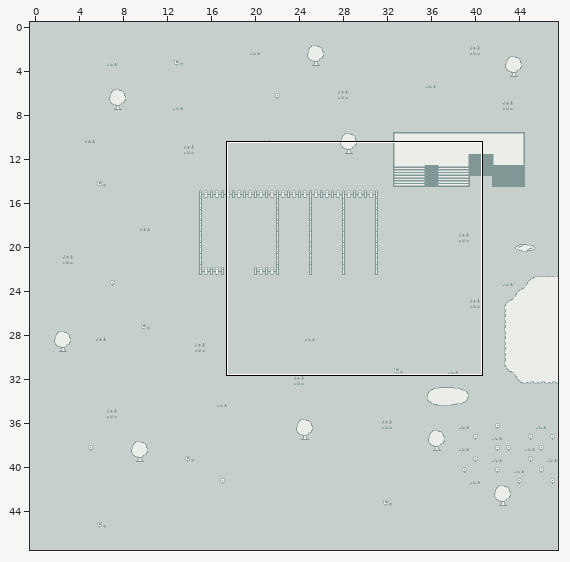
A Tiled map gets an edit: ProjectLoot/Content/Screens/ShootingRange/ShootingRangeMap.tmx. Above, an overview of the earlier version with the close-up marked.
Close-up. First the earlier version:
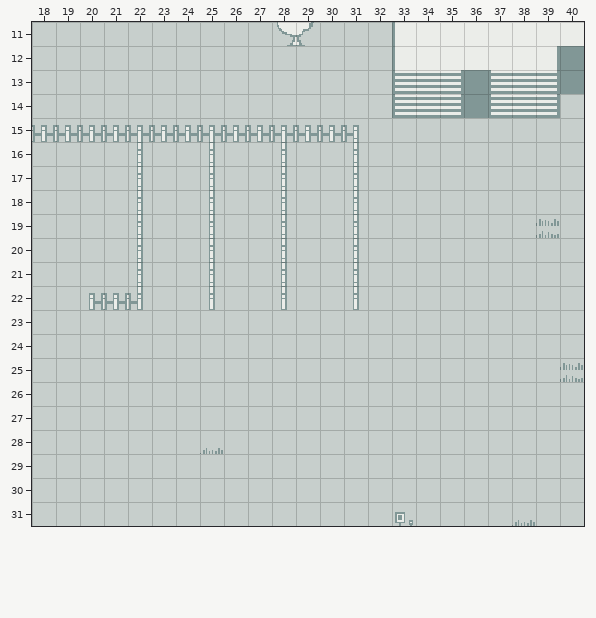
Cells are 16x16 px. Shown: x 18..40, y 11..31.
After the commit:
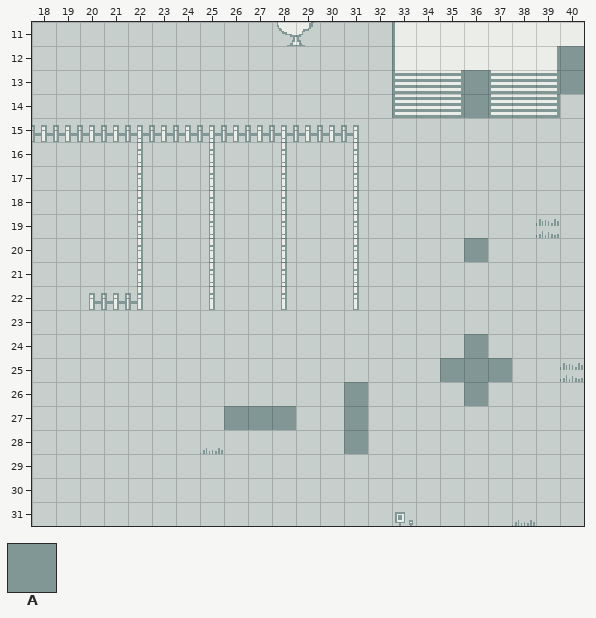
Key: from "WhiteVoid": A 64 "SolidCollision".
_ is an empty cell.
Difference:
Layer "GameplayLayer":
There is now tile A in row 20 at x 36; in row 24 at x 36; in row 25 at x 35 to 37; in row 26 at x 31 and 36; in row 27 at x 26 to 28 and 31; in row 28 at x 31.
Changed places in both close-ups, as pixel boxes (x1, y1, x2, y2):
added: (464, 238, 488, 262)
added: (440, 334, 512, 406)
added: (344, 382, 368, 454)
added: (224, 406, 296, 430)
